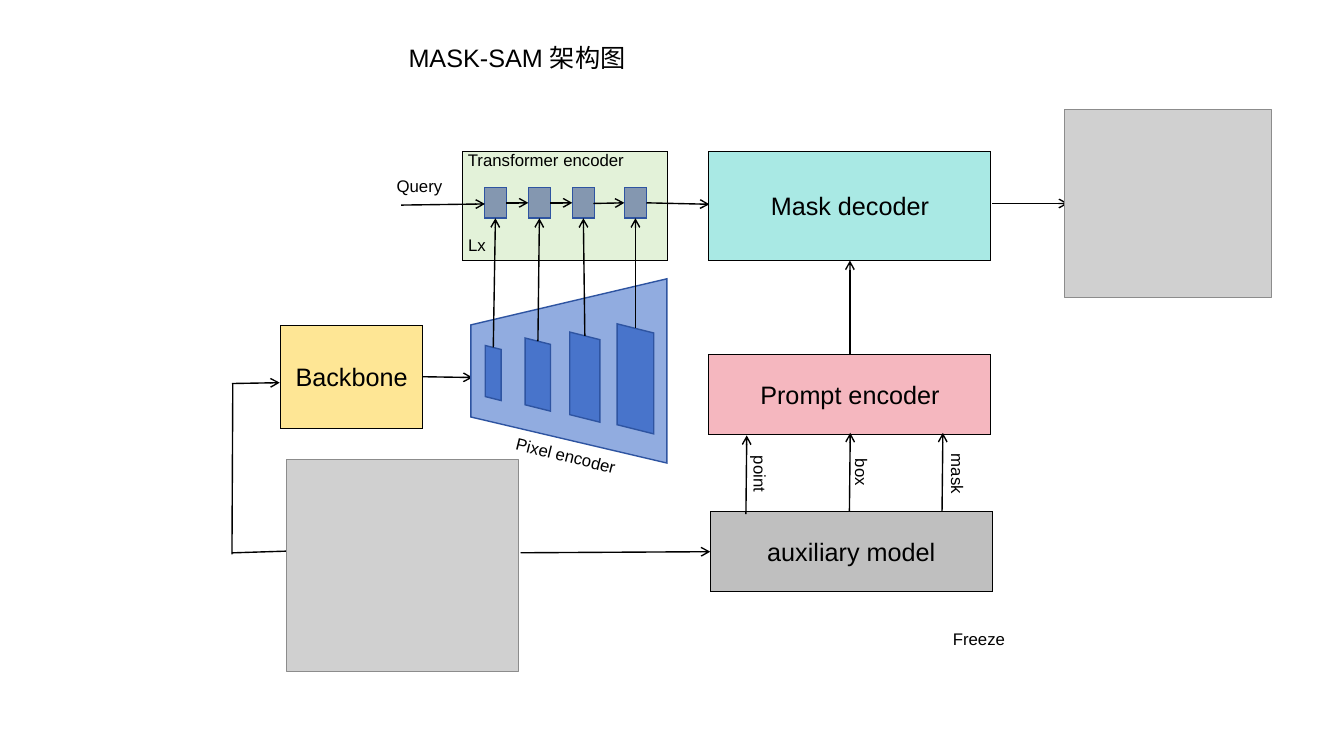
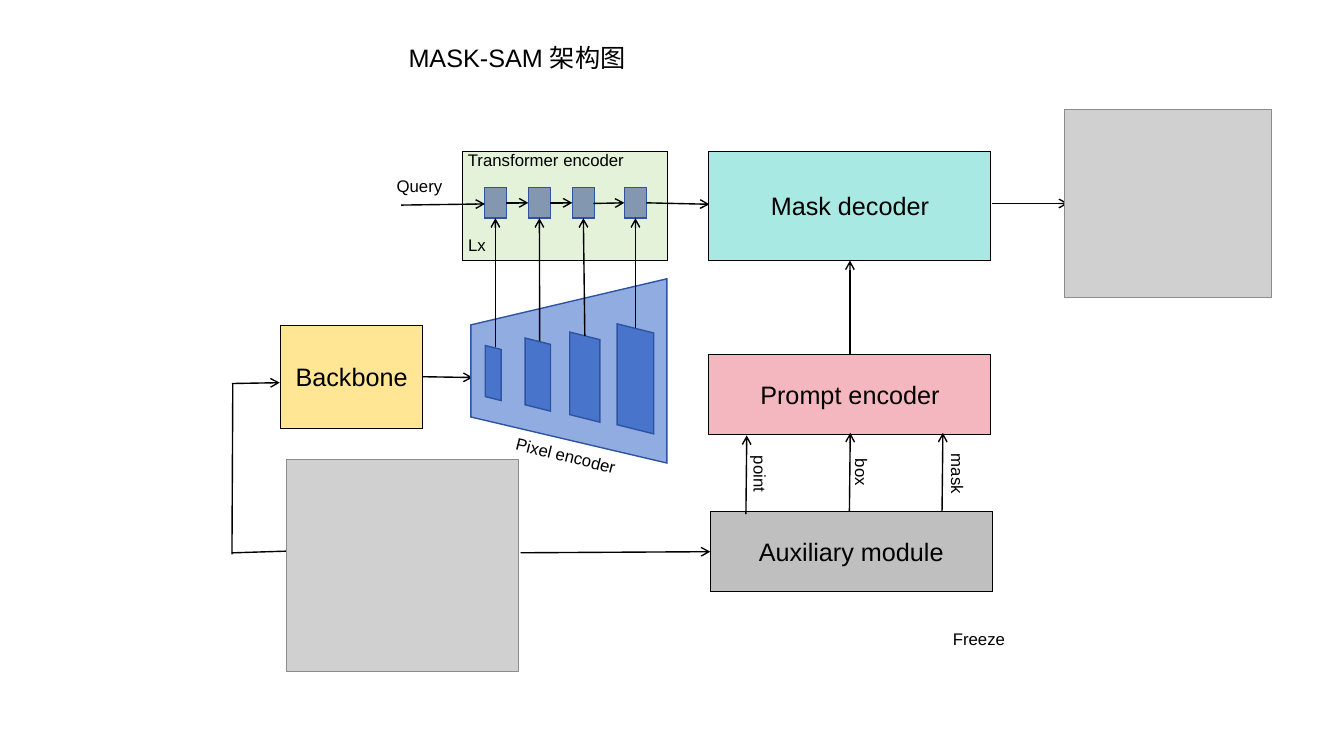
Before and after one commit to wanggy820/MedSAM, a slide deck: slide 1 of 小论文/architecture.pptx. Drawn at 1344x756 pixels with LibreOffice and Linux fonts; fonts in the diff are those of the drawing; grey boxes stand for pictures; background and template pictures are left out. Boxes give left, top, right and bottom in pixels: in the first picture for what was removed or moved away, otherwise in the second. Text is boxed around its words. In the diff, an @@ line names an element or a change of style, - is before the commit and + after.

```diff
--- a/小论文/architecture.pptx
+++ b/小论文/architecture.pptx
@@ arrow moved from (493, 348) - (496, 219) to (496, 348) - (496, 219) @@
@@ text in rectangle at bbox=[759, 542, 944, 567]: text changed @@
-auxiliary model
+Auxiliary module
```
Also in this commit, not shown: 3 other slides changed, 3 slides added, 26 other files.
